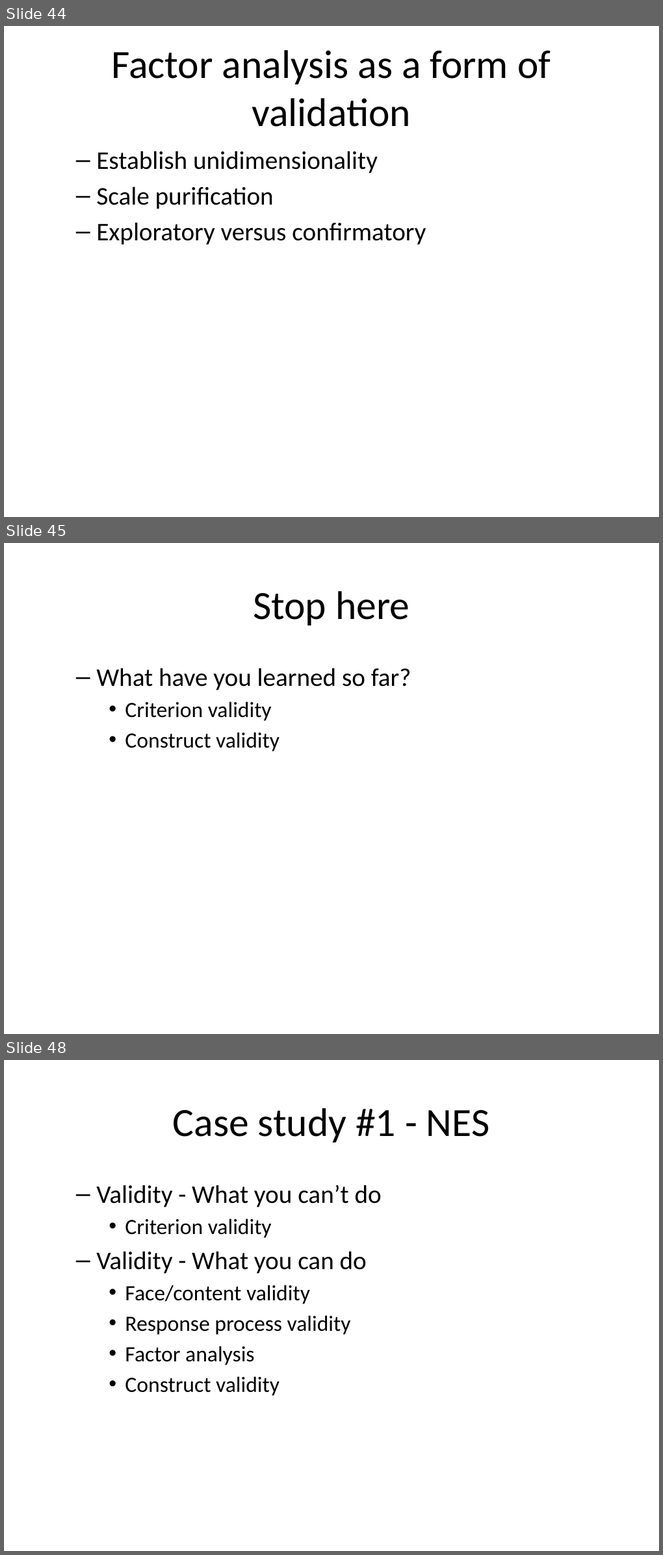
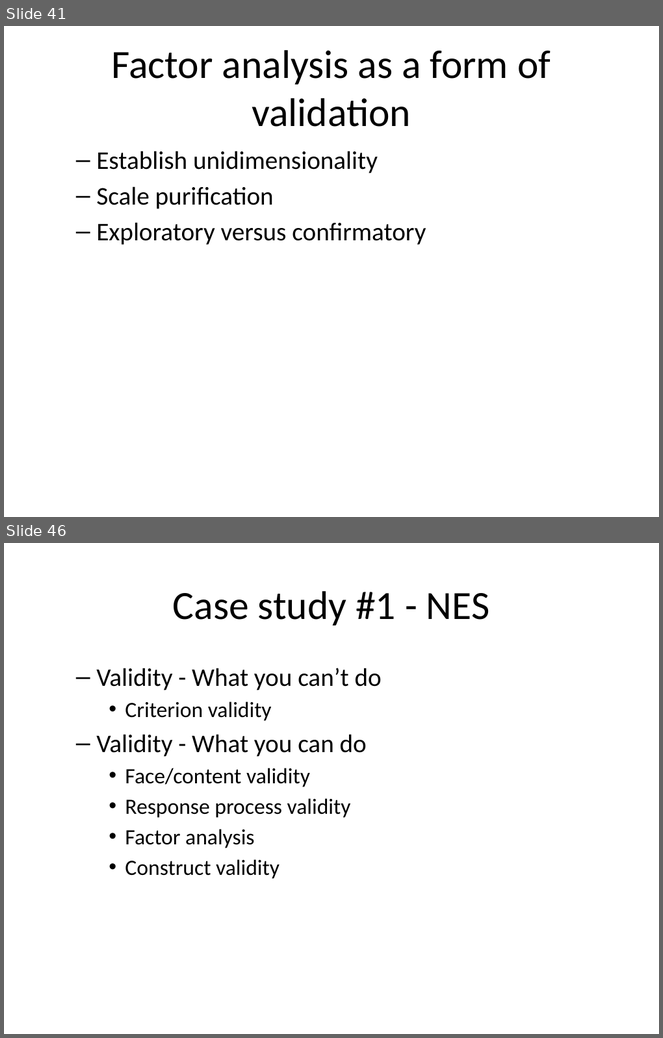
Before and after one commit to pmean/reliability-and-validity, a slide deck: src/rav.pptx. Shown one above the other, each under a label of ours: slides 44, 45 and 48 before the commit, slides 41 and 46 after it; the slides between them are not shown. The pictures are 663x1555 and 663x1038 pixels, drawn with LibreOffice and Linux fonts; fonts in the diff are those of the drawing. Boxes give left, top, right and bottom in pixels: in the first picture for what was removed or moved away, otherwise in the second. Text is boxed around its words. In the diff, an @@ line names an element or a change of style, - is before the commit and + after.

```diff
--- a/src/rav.pptx
+++ b/src/rav.pptx
@@ slide 45 removed at bbox=[4, 543, 659, 1034], background #FFFFFF @@
@@ title removed at bbox=[253, 591, 410, 626] @@
-Stop here
@@ text removed at bbox=[96, 668, 412, 752] @@
-  – What have you learned so far?
-    • Criterion validity
-    • Construct validity
@@ what was slide 44 is now slide 41 @@
@@ what was slide 48 is now slide 46 @@
```
Also in this commit, not shown: 6 slides changed, 1 slide added, 2 other slides removed, 1 other file.
